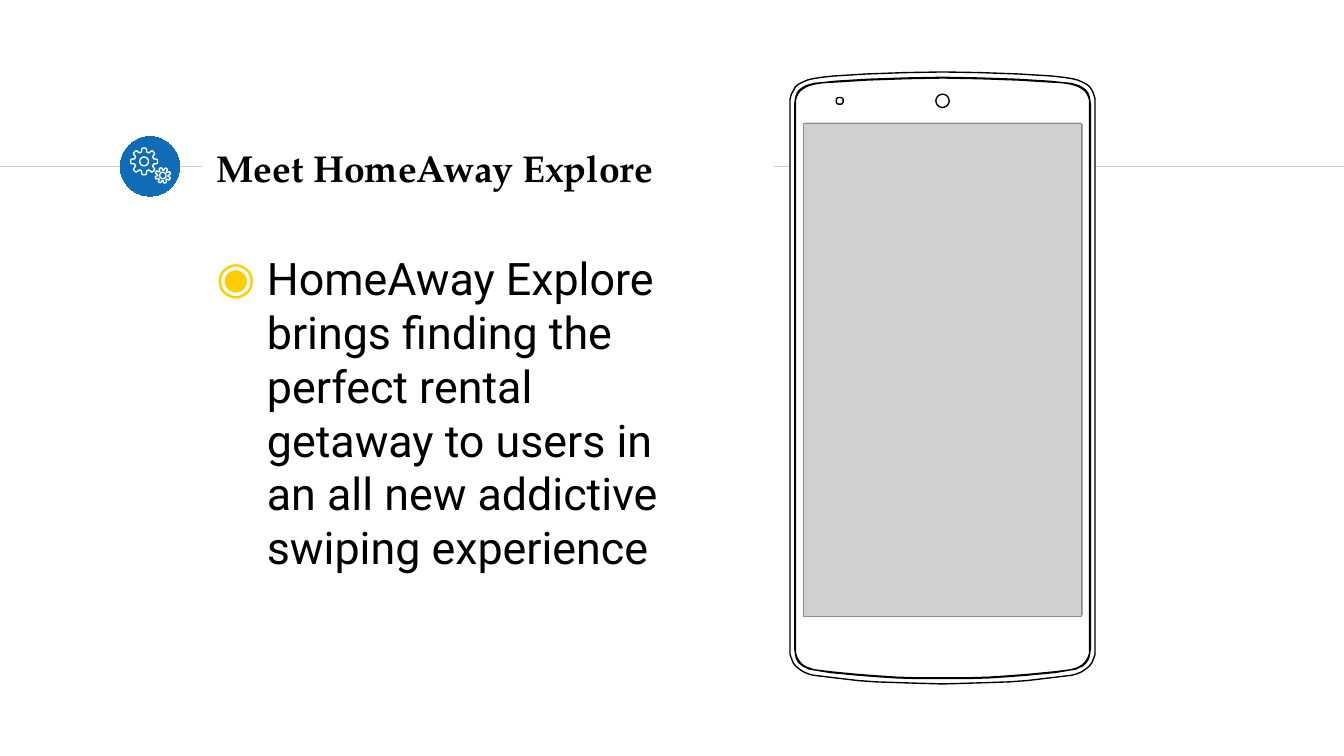
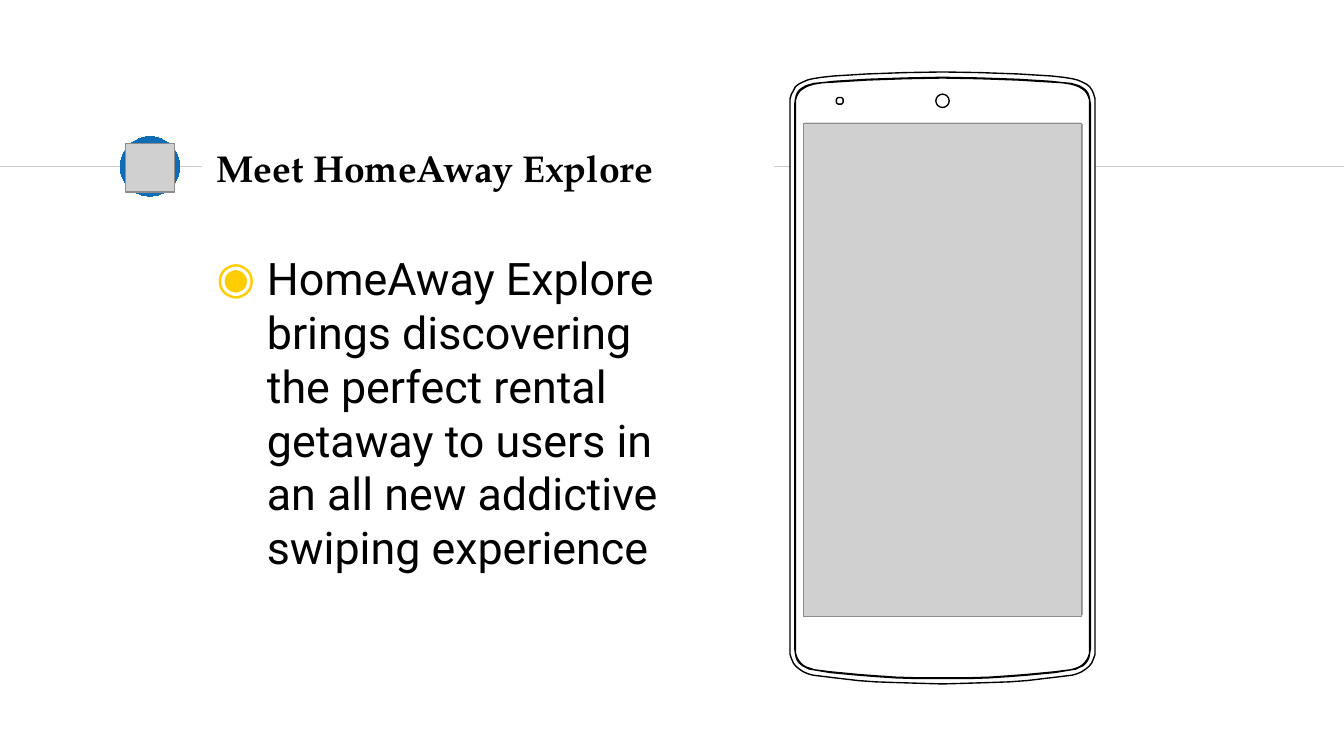
Before and after one commit to kiankris/HomeAwayHackathon, a slide deck: slide 3 of Homeaway Data/HomeAway Hackathon Final.pptx. Drawn at 1344x756 pixels with LibreOffice and Linux fonts; fonts in the diff are those of the drawing; grey boxes stand for pictures; background and template pictures are left out. Boxes give left, top, right and bottom in pixels: in the first picture for what was removed or moved away, otherwise in the second. Text is boxed around its words. In the diff, an @@ line names an element or a change of style, - is before the commit and + after.

```diff
--- a/Homeaway Data/HomeAway Hackathon Final.pptx
+++ b/Homeaway Data/HomeAway Hackathon Final.pptx
@@ picture added at bbox=[125, 144, 173, 192] @@
@@ freeform shape removed at bbox=[130, 148, 157, 175] @@
@@ freeform shape removed at bbox=[156, 168, 171, 183] @@
@@ text at bbox=[267, 261, 658, 574]: text changed @@
-◉ HomeAway Explore brings finding the perfect rental getaway to users in an all new addictive swiping experience
+◉ HomeAway Explore brings discovering the perfect rental getaway to users in an all new addictive swiping experience
```
Also in this commit, not shown: 2 other slides changed.
